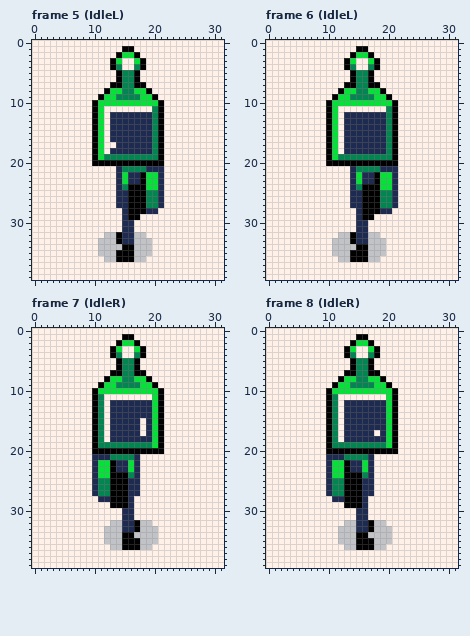
Pixel-art file: Assets/_Project/Resources/Sprites/Players/Meat.aseprite. That is the earlier state.
32x40 pixels, 45 frames. Shown: frame 5 (IdleL), frame 6 (IdleL), frame 7 (IdleR), frame 8 (IdleR). The commit also changed other frames, which this record leaves out.
The result:
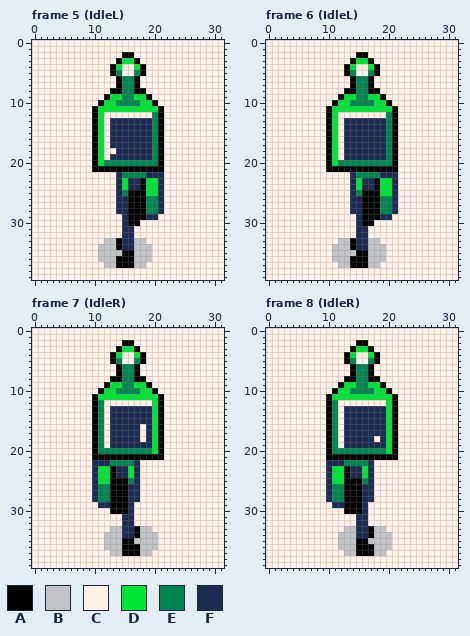
Palette (. is transparent): A #000000  B #c2c3c7  C #fff1e8  D #00e436  E #008751  F #1d2b53
From old to new:
Frame 5 (IdleL), layers "F_Props", "Player", "BG":
y 1: x 15..16 AA -> CC
y 2: x 14..17 ADDA -> CAAC
y 3: x 13..18 ADCCDA -> CADDAC
y 4: x 14 E -> D; x 17 E -> D
y 5: x 13..18 CAEEAC -> AECCEA
y 7: x 13 A -> C; x 18 A -> C
y 8: x 12..14 ADD -> CAA; x 17..19 DDA -> AAC
y 9: x 11..12 AD -> CA; x 14 E -> D; x 17 E -> D; x 19..20 DA -> AC
y 10: x 10..11 AD -> CA; x 14..17 DDDD -> EEEE; x 20..21 DA -> AC
y 11: x 12..20 CCCCCCCCE -> DDDDDDDDD
y 12: x 13..19 FFFFFFF -> CCCCCCC
y 17: x 13 C -> F
y 18: x 13 F -> C
y 19: x 12..19 EEEEEEEE -> CFFFFFFF
y 20: x 11..20 AAAAAAAAAA -> DEEEEEEEEE
y 21: x 10..21 CCCCFEEEEFFF -> AAAAAAAAAAAA
y 22: x 15..20 DFFADD -> EEEEFF
y 24: x 15..17 EAA -> DFF
y 25: x 15 F -> E; x 19..20 EE -> DD
y 28: x 14 C -> F; x 19..21 FFC -> EEF
y 29: x 18..20 CCC -> AFF
y 30: x 16..17 FC -> AA
y 32: x 12..14 BBA -> CCC; x 17..18 BB -> CC
y 33: x 11 B -> C; x 19 B -> C
y 34: x 14..16 BAA -> AFF
y 35: x 14 A -> B
y 36: x 11 C -> B; x 19 C -> B
y 37: x 12..18 CCCCCCC -> BBAAABB
Frame 6 (IdleL), layers "F_Props", "Player", "BG":
y 1: x 15..16 AA -> CC
y 2: x 14..17 ADDA -> CAAC
y 3: x 13..18 ADCCDA -> CADDAC
y 4: x 14 E -> D; x 17 E -> D
y 5: x 13..18 CAEEAC -> AECCEA
y 7: x 13 A -> C; x 18 A -> C
y 8: x 12..14 ADD -> CAA; x 17..19 DDA -> AAC
y 9: x 11..12 AD -> CA; x 14 E -> D; x 17 E -> D; x 19..20 DA -> AC
y 10: x 10..11 AD -> CA; x 14..17 DDDD -> EEEE; x 20..21 DA -> AC
y 11: x 12..20 CCCCCCCCE -> DDDDDDDDD
y 12: x 13..19 FFFFFFF -> CCCCCCC
y 19: x 12..19 EEEEEEEE -> CFFFFFFF
y 20: x 11..20 AAAAAAAAAA -> DEEEEEEEEE
y 21: x 10..21 CCCCFEEEEFFF -> AAAAAAAAAAAA
y 22: x 15..20 DFFADD -> EEEEFF
y 24: x 15..17 EAA -> DFF
y 25: x 15 F -> E; x 19..20 EE -> DD
y 28: x 14 C -> F; x 19..21 FFC -> EEF
y 29: x 18..20 CCC -> AFF
y 30: x 16..17 FC -> AA
y 32: x 12..14 BBA -> CCC; x 17..18 BB -> CC
y 33: x 11 B -> C; x 19 B -> C
y 34: x 14..16 BAA -> AFF
y 35: x 14 A -> B
y 36: x 11 C -> B; x 19 C -> B
y 37: x 12..18 CCCCCCC -> BBAAABB
Frame 7 (IdleR), layers "F_Props", "Player", "BG":
y 1: x 15..16 AA -> CC
y 2: x 14..17 ADDA -> CAAC
y 3: x 13..18 ADCCDA -> CADDAC
y 4: x 14 E -> D; x 17 E -> D
y 5: x 13..18 CAEEAC -> AECCEA
y 7: x 13 A -> C; x 18 A -> C
y 8: x 12..14 ADD -> CAA; x 17..19 DDA -> AAC
y 9: x 11..12 AD -> CA; x 14 E -> D; x 17 E -> D; x 19..20 DA -> AC
y 10: x 10..11 AD -> CA; x 14..17 DDDD -> EEEE; x 20..21 DA -> AC
y 11: x 11..19 ECCCCCCCC -> DDDDDDDDD
y 12: x 13..19 FFFFFFF -> CCCCCCC
y 15: x 18 C -> F
y 18: x 18 F -> C
y 19: x 12..19 EEEEEEEE -> CFFFFFFF
y 20: x 11..20 AAAAAAAAAA -> EEEEEEEEED
y 21: x 10..21 FFFEEEEFCCCC -> AAAAAAAAAAAA
y 22: x 11..16 DDAFFD -> FFEEEE
y 24: x 14..16 AAE -> FFD
y 25: x 11..12 EE -> DD; x 16 F -> E
y 28: x 10..12 CFF -> FEE; x 17 C -> F
y 29: x 11..12 CC -> FF
y 30: x 13..15 CCF -> AAA
y 32: x 13..14 BB -> CC; x 17..19 ABB -> CCC
y 33: x 12 B -> C; x 20 B -> C
y 34: x 15..17 AAB -> FFA
y 35: x 17 A -> B
y 36: x 12 C -> B; x 20 C -> B
y 37: x 13..19 CCCCCCC -> BBAAABB
Frame 8 (IdleR), layers "F_Props", "Player", "BG":
y 1: x 15..16 AA -> CC
y 2: x 14..17 ADDA -> CAAC
y 3: x 13..18 ADCCDA -> CADDAC
y 4: x 14 E -> D; x 17 E -> D
y 5: x 13..18 CAEEAC -> AECCEA
y 7: x 13 A -> C; x 18 A -> C
y 8: x 12..14 ADD -> CAA; x 17..19 DDA -> AAC
y 9: x 11..12 AD -> CA; x 14 E -> D; x 17 E -> D; x 19..20 DA -> AC
y 10: x 10..11 AD -> CA; x 14..17 DDDD -> EEEE; x 20..21 DA -> AC
y 11: x 11..19 ECCCCCCCC -> DDDDDDDDD
y 12: x 13..19 FFFFFFF -> CCCCCCC
y 17: x 18 C -> F
y 18: x 18 F -> C
y 19: x 12..19 EEEEEEEE -> CFFFFFFF
y 20: x 11..20 AAAAAAAAAA -> EEEEEEEEED
y 21: x 10..21 FFFEEEEFCCCC -> AAAAAAAAAAAA
y 22: x 11..16 DDAFFD -> FFEEEE
y 24: x 14..16 AAE -> FFD
y 25: x 11..12 EE -> DD; x 16 F -> E
y 28: x 10..12 CFF -> FEE; x 17 C -> F
y 29: x 11..12 CC -> FF
y 30: x 13..15 CCF -> AAA
y 32: x 13..14 BB -> CC; x 17..19 ABB -> CCC
y 33: x 12 B -> C; x 20 B -> C
y 34: x 15..17 AAB -> FFA
y 35: x 17 A -> B
y 36: x 12 C -> B; x 20 C -> B
y 37: x 13..19 CCCCCCC -> BBAAABB
